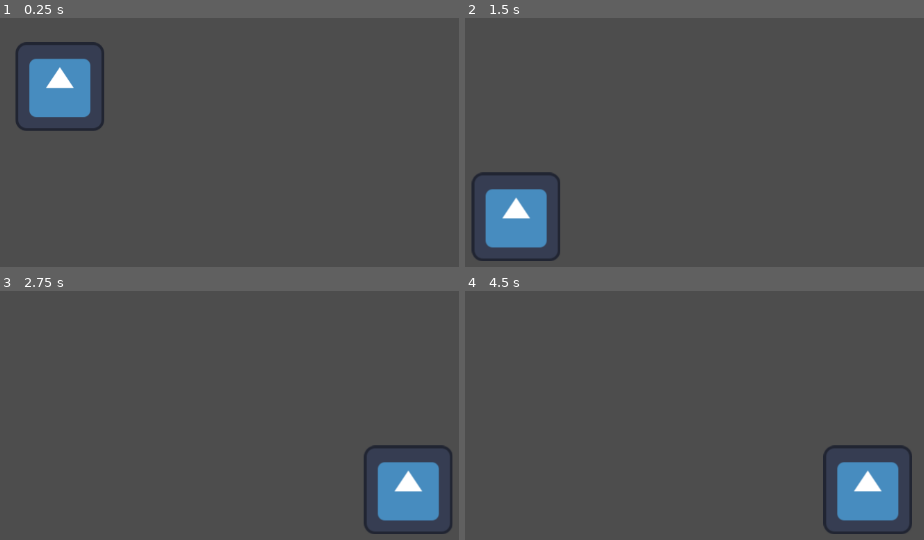
Above: before the commit, frames 1-4 (two rows, left to right).
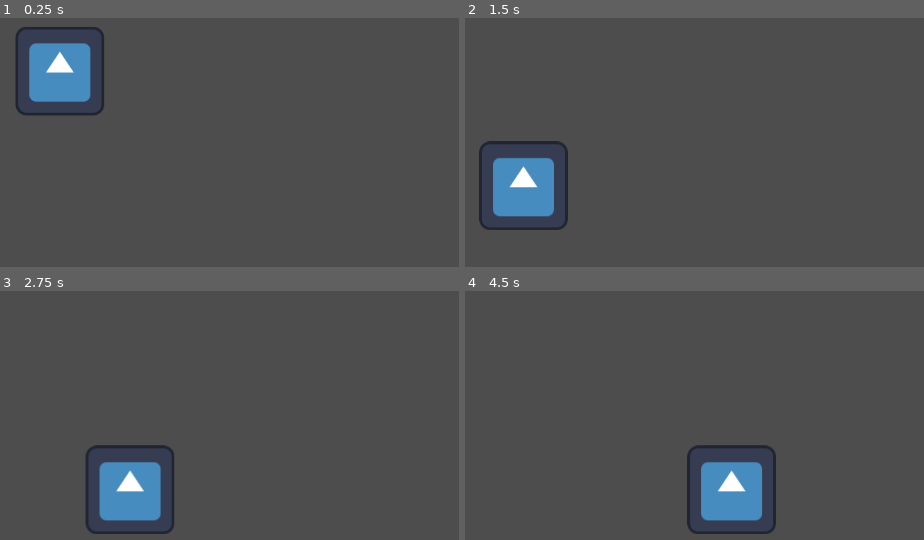
Above: after the commit, the same moments.

Repository: gg-jjg/mini-jame-gam-48
Game: Godot game, scene res://scenes/test_room.tscn
Same seed, same stepped clock (60 frames per second), same inputs: the game is played once before the commit and once after it. Before the commit the project starts from res://test_room.tscn. The engine's default icon, where the game draws it, is replaced by a stand-in: a white triangle on a blue panel in a dark square.
Inputs (mouse positions are in pixels of both pictures, inside the frame that each line leads up to):
- Up to frame 1 (0.25 s): no input
- Up to frame 2 (1.5 s): move the mouse to (708, 32) at 0.52 s; press the mouse at (708, 32) at 0.53 s; hold F (right) from 0.53 s (still down); move the mouse to (outside the picture) at 1.27 s; release the mouse at (outside the picture) at 1.28 s; click (outside the picture) at 1.35 s
- Up to frame 3 (2.75 s): move the mouse to (outside the picture) at 2.02 s; release F (right) at 2.03 s; press the mouse at (outside the picture) at 2.03 s; hold S (left) from 2.03 s (still down)
- Up to frame 4 (4.5 s): move the mouse to (492, 417) at 2.77 s; release S (left) at 2.78 s; release the mouse at (492, 417) at 2.78 s; hold F (right) 2.78-4.28 s; click (492, 417) at 2.85 s; move the mouse to (772, 395) at 3.52 s; press the mouse at (772, 395) at 3.53 s; move the mouse to (outside the picture) at 4.27 s; release the mouse at (outside the picture) at 4.28 s; hold S (left) from 4.28 s (still down); click (outside the picture) at 4.35 s

The runs differ from the first frame. In frame 1, 3.0% of the frame differs, in the area x 3-23%, y 3-46%; in frame 2, 5.4%; in frame 3, 8.2%; in frame 4, 8.3%, in the area x 48-98%, y 61-98%.
Error in both runs: Invalid access to property or key 'position' on a base object of type 'InputEventKey'. (res://scripts/Pen.gd:26)

Commit message:
Minifix
Reduced gravity
Organized scenes/scripts

Diff:
--- a/project.godot
+++ b/project.godot
@@ -11,7 +11,7 @@
 [application]
 
 config/name="Mini-jame-gam-48"
-run/main_scene="res://test_room.tscn"
+run/main_scene="res://scenes/test_room.tscn"
 config/features=PackedStringArray("4.2", "Forward Plus")
 config/icon="res://icon.svg"
 
--- a/Player.tscn
+++ b/scenes/Player.tscn
@@ -1,7 +1,7 @@
 [gd_scene load_steps=4 format=3 uid="uid://c3wvh0c85u3r6"]
 
 [ext_resource type="Texture2D" uid="uid://dcnsby6cot33q" path="res://icon.svg" id="1_2c7xp"]
-[ext_resource type="Script" path="res://Player_Move.gd" id="1_r4l5h"]
+[ext_resource type="Script" path="res://scripts/Player_Move.gd" id="1_r4l5h"]
 
 [sub_resource type="CapsuleShape2D" id="CapsuleShape2D_enn8x"]
 radius = 60.0
--- a/test_room.tscn
+++ b/scenes/test_room.tscn
@@ -1,8 +1,8 @@
-[gd_scene load_steps=5 format=3 uid="uid://cbkinmik6lx5w"]
+[gd_scene load_steps=5 format=3 uid="uid://bso7ct61d13ir"]
 
 [ext_resource type="PackedScene" uid="uid://c7f75ymb1g8nc" path="res://scenes/pen.tscn" id="1_o251a"]
-[ext_resource type="PackedScene" uid="uid://c7wd6p53apsik" path="res://scenes/game_manager.tscn" id="1_qjn2x"]
-[ext_resource type="PackedScene" uid="uid://c3wvh0c85u3r6" path="res://Player.tscn" id="1_xew7u"]
+[ext_resource type="PackedScene" path="res://scenes/game_manager.tscn" id="1_qjn2x"]
+[ext_resource type="PackedScene" uid="uid://c3wvh0c85u3r6" path="res://scenes/Player.tscn" id="1_xew7u"]
 
 [sub_resource type="RectangleShape2D" id="RectangleShape2D_hn0kp"]
 size = Vector2(1103, 25)
--- a/Player_Move.gd
+++ b/scripts/Player_Move.gd
@@ -3,7 +3,7 @@
 
 @onready var grav_dir:Vector2 = Vector2.DOWN
 @onready var grav_const:float = 9.8
-@onready var grav_scale:float = 100
+@onready var grav_scale:float = 10
 @onready var gravity:float = 0
 @onready var gravity2:float = 0
 @onready var lastSaved = [Vector2.ZERO, Vector2.ZERO]
